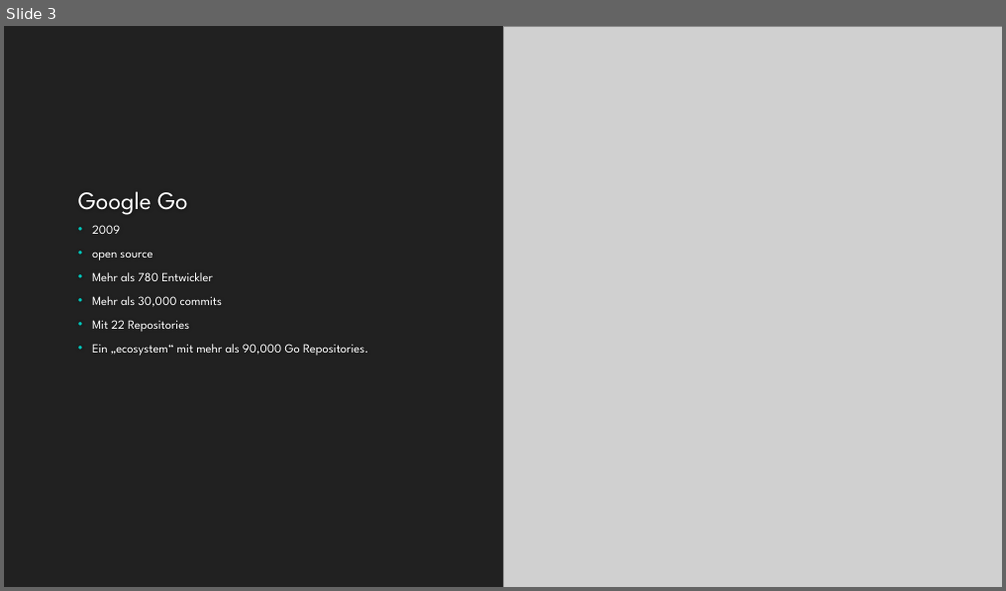
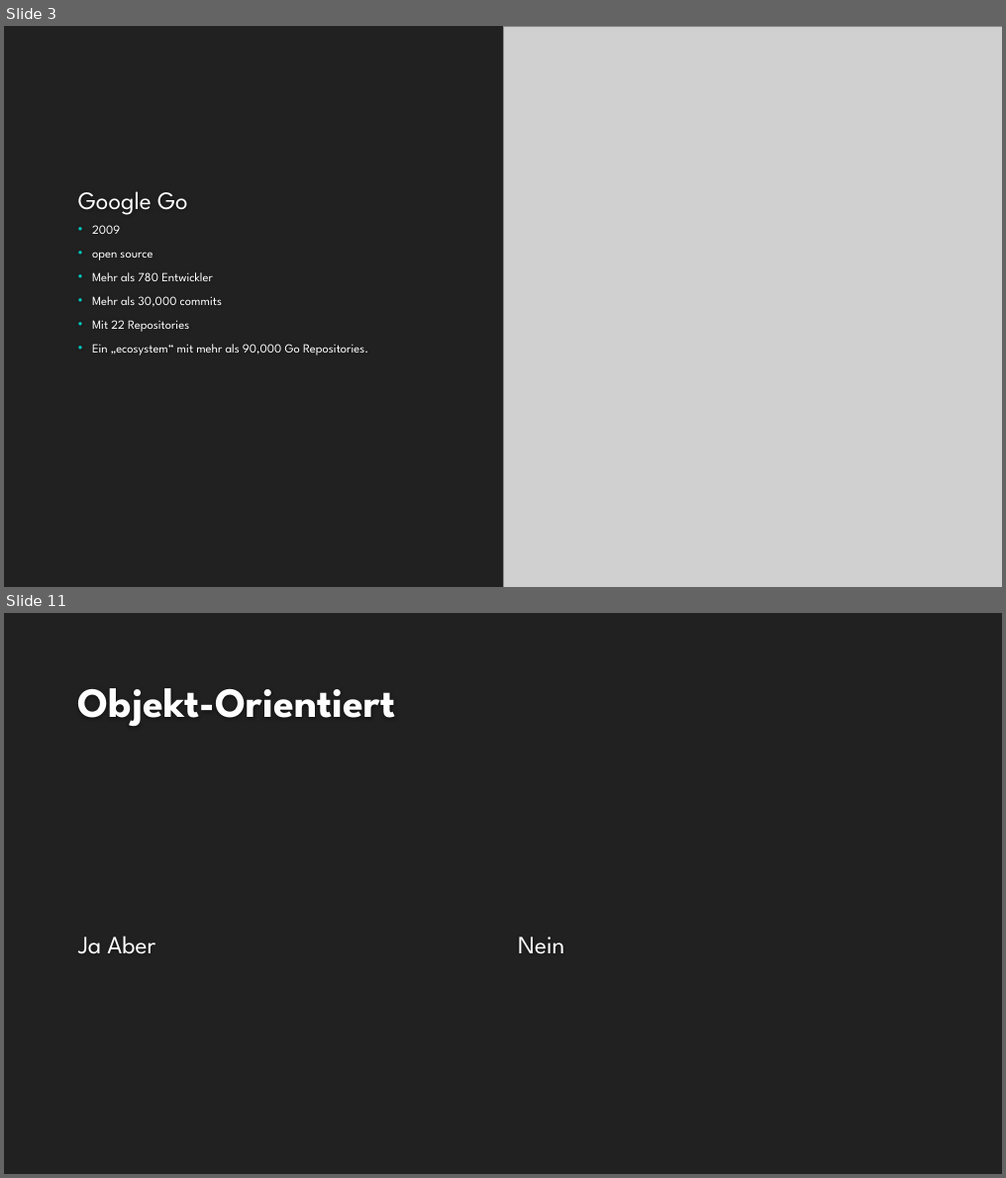
Before and after one commit to informatik-mannheim/iws_golang, a slide deck: presentation/Golang.pptx. Shown one above the other, each under a label of ours: slide 3 before the commit, slides 3 and 11 after it; the slides between them are not shown. The pictures are 1006x591 and 1006x1178 pixels, drawn with LibreOffice and Linux fonts; fonts in the diff are those of the drawing; grey boxes stand for pictures; background and template pictures are left out. Boxes give left, top, right and bottom in pixels: in the first picture for what was removed or moved away, otherwise in the second. Text is boxed around its words. In the diff, an @@ line names an element or a change of style, - is before the commit and + after.

```diff
--- a/presentation/Golang.pptx
+++ b/presentation/Golang.pptx
@@ slide 11 added at (4, 613, 1002, 1174), background #212121 @@
@@ title added at (78, 688, 396, 726), 40 pt, text #FEFEFE, bold @@
+Objekt-Orientiert
@@ text added at (78, 936, 155, 955), 24 pt, text #FFFFFF @@
+Ja Aber
@@ text added at (518, 937, 564, 955), 24 pt, text #FFFFFF @@
+Nein
```
Also in this commit, not shown: 3 slides changed, 10 other slides added.
